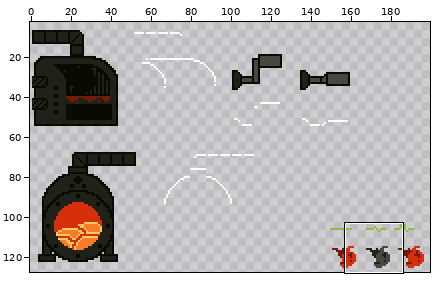
File history of a sprite sheet, Assets/Resources/Art/Train/machines.png. Above, an overview of the earlier version with the close-up marked.
Close-up. Earlier state:
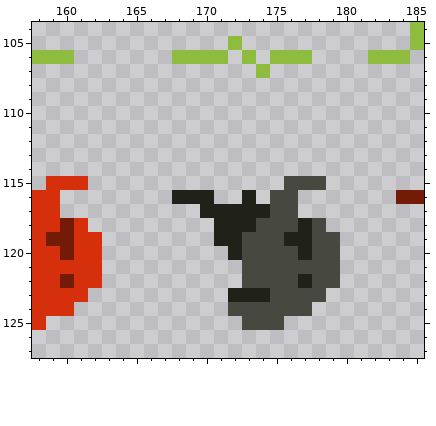
The file is 200x128 pixels. Shown: x 158..185, y 104..127. The wide view leaves out empty margins.
The same view after the edit:
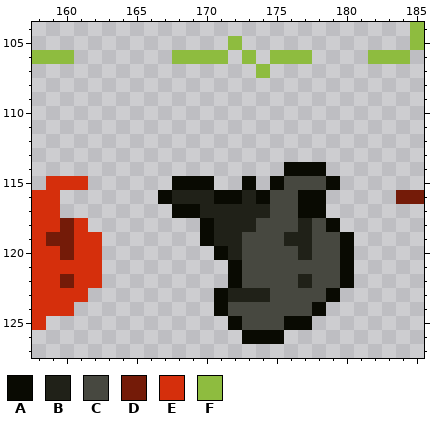
Palette (. is transparent): A #090a02  B #202118  C #474840  D #741b08  E #d52f0c  F #8ebc3f
The edit:
There is now colour A in row 114 at x 176 to 178; in row 115 at x 168 to 170, 173, 175 and 179; in row 116 at x 167, 171 to 172, 174 and 177 to 178; in row 117 at x 168 to 169 and 177 to 178; in row 118 at x 170 and 179; in row 119 at x 170 and 180.
There is now colour A in row 120 at x 171 and 180; in rows 121 to 122 at x 172 and 180; in row 123 at x 171 and 179; in row 124 at x 171 and 178; in row 125 at x 172 and 176 to 177; in row 126 at x 173 to 175.
Changed places in both close-ups, as pixel boxes (x1, y1, x2, y2):
added: (158, 162, 354, 344)
